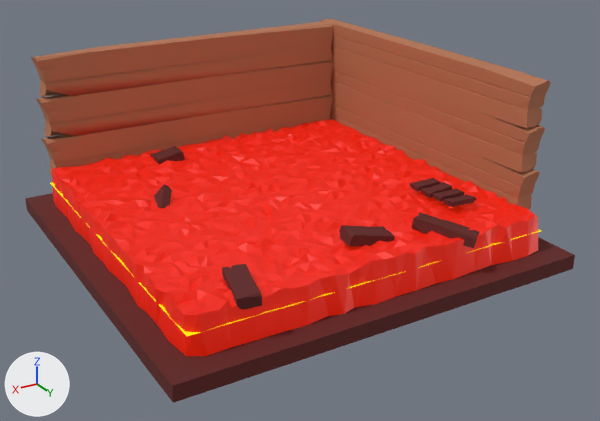
The FBX model Assets/FolderEvg/TestAssets/Environment.fbx: old version first, new version second.
The view is the same before and after, from a 50 mm lens placed at (1978.0, 3056.0, 635.0), pointed at (226.0, 136.0, -825.0). Every picture has the same lights, and +X, +Y and +Z are marked at lower left. Where no turn or scale is listed for an object, it has been applied to the vertices. Vertices at the same position are counted once.

Script lines for the objects in view, before the commit:
```python
me_plane_002 = bpy.data.meshes.new('Plane.002')
me_plane_002.from_pydata(...)  # 4760 vertices, 7832 faces; spans x -910.0..910.0, y -956.0..910.0, z -212.0..695.0
# faces by material slot: [1217, 3257, 3160, 198]
me_plane_002.materials.append(mat_material_001)  # dark red #5d1e1b
me_plane_002.materials.append(mat_lava_main)  # red #ca0b00
me_plane_002.materials.append(mat_lava_under)  # yellow #e7dc00
me_plane_002.materials.append(mat_material_003)  # orange #b47351
ob_plane_002 = bpy.data.objects.new('Plane.002', me_plane_002)
ob_plane_002.location = (283.0, 49.0, -914.0)
```
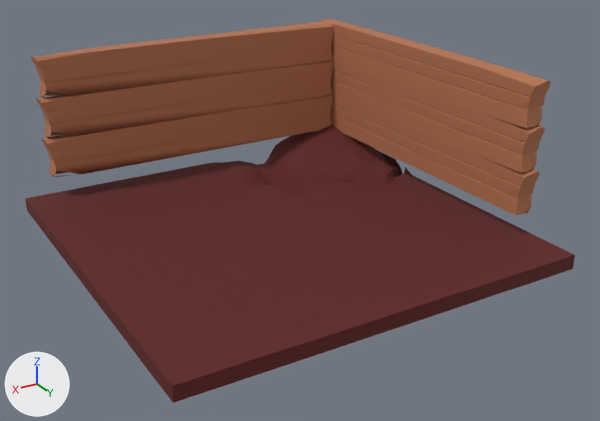
The newer file is also rescaled (x0.01), turned or shifted as a whole; pictures and numbers use the older file's frame.

Where the change shows, as pixel boxes [x1, y1, x2, y2] in the pictures (600 x 421 px):
```json
{"part": 1, "of": "me_plane_002", "change": "deleted", "before": [50, 119, 541, 356], "on screen": "red"}
```

Edits to the scene script, one JSON object a line:
```json
{"block": "me_plane_002", "where": "# used by ob_plane_002; location = (283.0, 49.0, -914.0)"}
{"op": "remove", "block": "me_plane_002", "code": "me_plane_002.from_pydata(...)  # 4760 vertices, 7832 faces; spans x -910.0..910.0, y -956.0..910.0, z -212.0..695.0"}
{"op": "add", "block": "me_plane_002", "code": "me_plane_002.from_pydata(...)  # 791 vertices, 1019 faces; spans x -910.0..910.0, y -956.0..910.0, z -212.0..695.0"}
{"block": "me_plane_002", "change": "me_plane_002 part 1: 11 loose pieces with 3969 vertices, spanning x -817.0..817.0, y -820.0..841.0, z -1.0..232.0, are deleted"}
{"op": "remove", "block": "me_plane_002", "code": "me_plane_002.materials.append(mat_lava_main)  # red #ca0b00"}
{"op": "remove", "block": "me_plane_002", "code": "me_plane_002.materials.append(mat_lava_under)  # yellow #e7dc00"}
```
